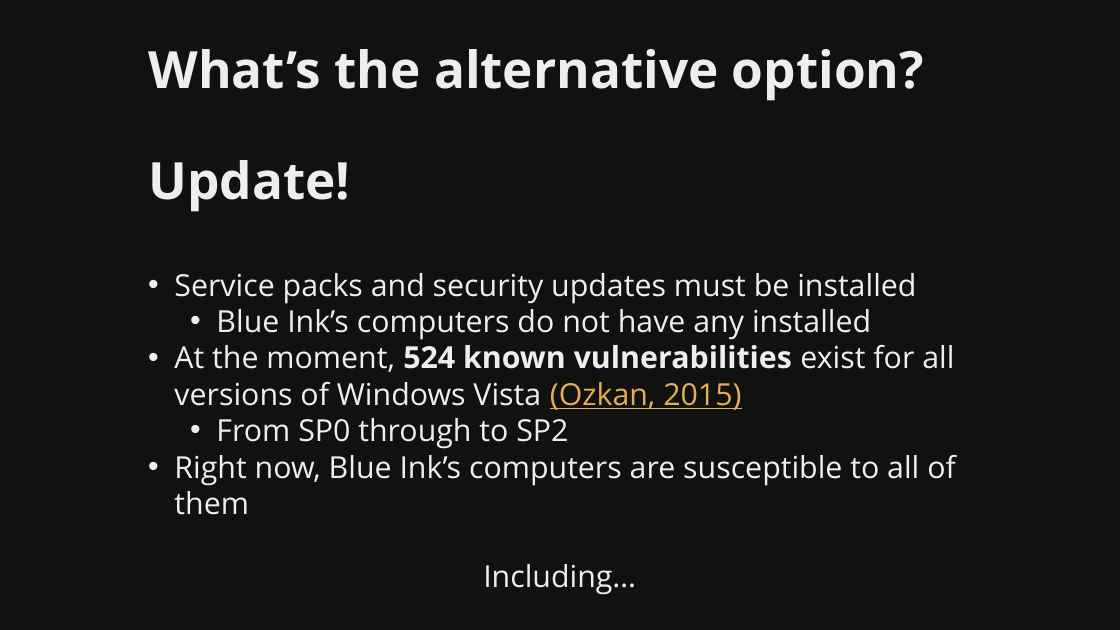
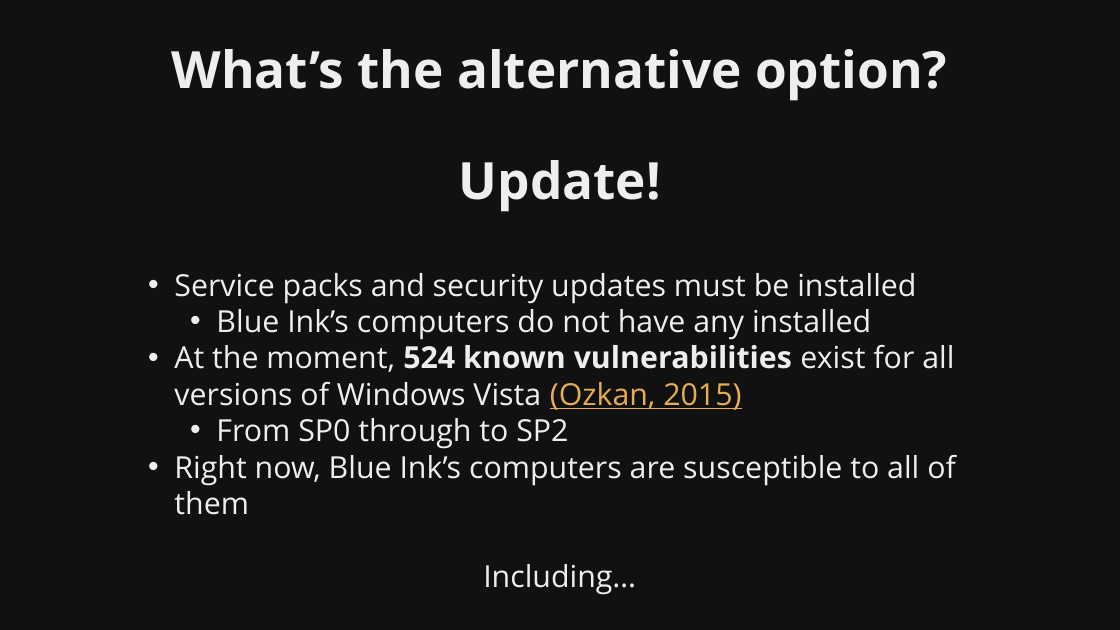
Before and after one commit to martymcflywa/ecu, a slide deck: slide 13 of year_1/sem_2/CSI1101_computer_security/0b_assignment_2_[22MAY15_0900]/dev/CSI1101_PONCE_A2_v01.pptx (slide 14 before the commit). Drawn at 1120x630 pixels with LibreOffice and Linux fonts; fonts in the diff are those of the drawing. Boxes give left, top, right and bottom in pixels: in the first picture for what was removed or moved away, otherwise in the second. Text is boxed around its words. In the diff, an @@ line names an element or a change of style, - is before the commit and + after.

```diff
--- a/year_1/sem_2/CSI1101_computer_security/0b_assignment_2_[22MAY15_0900]/dev/CSI1101_PONCE_A2_v01.pptx
+++ b/year_1/sem_2/CSI1101_computer_security/0b_assignment_2_[22MAY15_0900]/dev/CSI1101_PONCE_A2_v01.pptx
@@ title "What’s the alternative option? Update!" at (172,49,947,212): alignment left to centre @@
```
Also in this commit, not shown: 3 other slides changed, 8 slides added, 1 slide removed, 3 other files.
